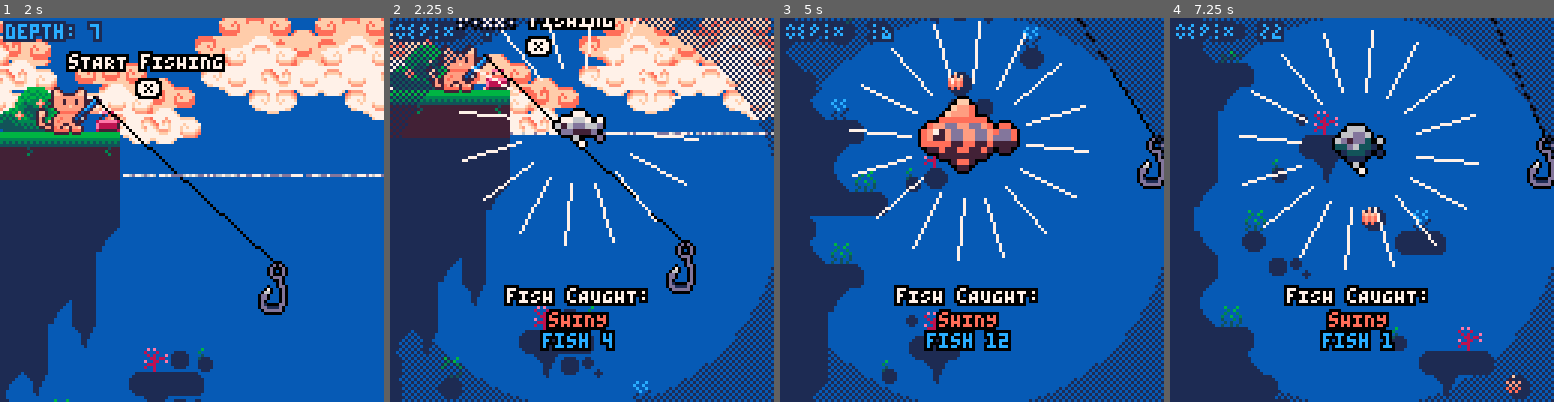
Above: before the commit, frames 1-4 (left to right).
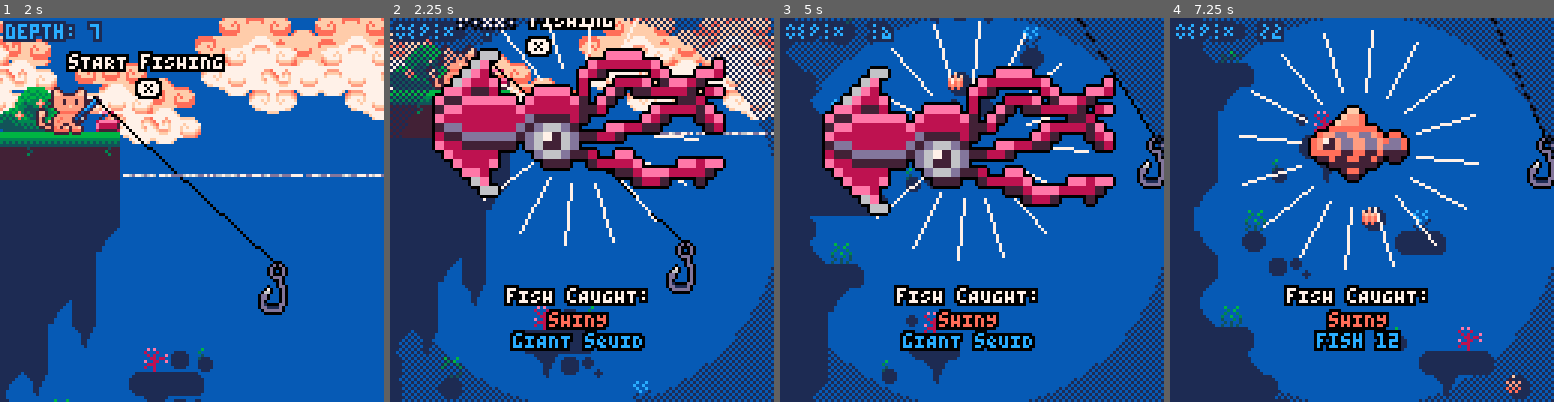
Above: after the commit, the same moments.

Repository: alexhlocke/AlexKotaFirstCart
Game: PICO-8 cartridge main_cart.p8
Two runs of this game, one before a commit and one after it. Both use one fixed random seed, a clock stepped at 60 frames per second and the inputs below.
Inputs:
- Up to frame 1 (2 s): tap X (X key) at 0.33, 1.07, 1.85 s; tap O (Z key) at 0.7, 1.7 s; hold Right from 1.6 s (still down)
- Up to frame 2 (2.25 s): release Right at 2.1 s; tap O (Z key) at 2.1 s; hold Up from 2.15 s (still down)
- Up to frame 3 (5 s): release Up at 2.42 s; hold Right 2.47-3.03 s; tap O (Z key) every 0.4 s from 2.5 to 4.9 s; tap X (X key) at 2.97, 4.08 s; hold Left 3.08-3.58 s; hold Down 3.63-3.97 s; hold Right 4.02-4.68 s; hold Up from 4.73 s (still down)
- Up to frame 4 (7.25 s): release Up at 5.03 s; hold Left 5.08-5.68 s; tap X (X key) at 5.2, 6.32 s; tap O (Z key) every 0.4 s from 5.3 to 6.9 s; hold Down 5.73-6.03 s; hold Right 6.08-6.58 s; hold Right 6.63-7.13 s; hold Up from 7.18 s (still down)

Frame 1 is identical in both runs. In frame 2, 19% of the frame differs, in the area x 10-88%, y 7-87%; in frame 3, 19%, in the area x 10-88%, y 12-87%; in frame 4, 3.8%.

Commit message:
Added new fish

Diff:
--- a/main_cart.p8
+++ b/main_cart.p8
@@ -331,8 +331,10 @@
   ,154,1,1,3)
  make_fish("fish 7"
   ,155,1,1,2)
- make_fish("fish 8"
-  ,136,1,1,2)
+ make_fish("pUFFERFISH"
+  ,151,1,1,2)
+ make_fish("sEAPONY"
+  ,134,1,1,2)
 
  --1x2 fish
  make_fish("aXOLITTLE"
@@ -351,6 +353,10 @@
  --xl fish
  make_fish("sWORDFISH"
   ,140,4,2,3,{{3,9},{2,8},{1,7}})
+ make_fish("hAMMERHEAD"
+  ,164,4,2,3,{{3,9},{2,8},{1,7}})
+ make_fish("gIANT sQUID"
+  ,160,4,2,3,{{3,9},{2,8},{1,7}})
 
 
 -- make_fish("rainbow trout"
